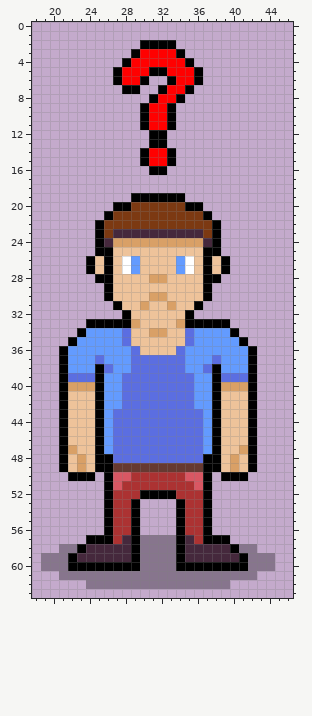
Pixel-art sprite, stored at public/img/404error.png. Above: the version before the commit.
The file is 64x64 pixels. Shown: x 18..46, y 0..63. The old version is drawn lined up with the new one.
After the commit:
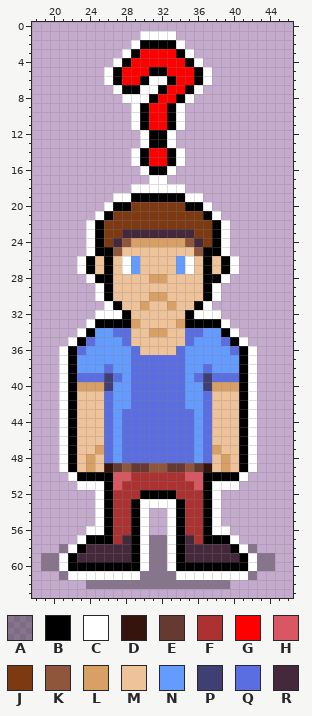
Palette (. is transparent): A #0000004f  B #000000  C #ffffff  D #36140e  E #663931  F #ac3232  G #ff0000  H #d95763  J #7c3912  K #8f563b  L #d9a066  M #eec39a  N #639bff  P #3f3f74  Q #5b6ee1  R #45283c
Difference:
whole drawing moved by +0,+1 (the old picture is shown already moved)
@@ x 18..46 @@
  0 .............................
- 1 .............................
- 2 ............BBBB.............
- 3 ...........BGGGGB............
- 4 ..........BGGGGGGB...........
- 5 .........BGGGBBGGGB..........
- 6 .........BGGB..BGGB..........
- 7 ..........BB..BGGB...........
- 8 .............BGGB............
- 9 ............BGGB.............
-10 ............BGGB.............
-11 ............BGGB.............
-12 .............BB..............
-13 .............BB..............
-14 ............BGGB.............
-15 ............BGGB.............
-16 .............BB..............
-17 .............................
-18 .............................
-19 ...........BBBBBB............
-20 .........BBJJJJJJBB..........
-21 ........BJJJJJJJJJJB.........
-22 .......BJJJJJJJJJJJJB........
-23 .......BJRRRRRRRRRRJB........
-24 .......BRLLLLLLLLLLRB........
-25 .......BBMMMMMMMMMMBB........
-26 ......BMBMCNMMMMNCMBMB.......
-27 ......BMBMCNMMMMNCMBMB.......
-28 .......BBMMMMLLMMMMBB........
-29 ........BMMMMMMMMMMB.........
-30 ........BMMMMLLMMMMB.........
-31 .........BMMLMMLMMB..........
-32 ..........BMMMMMMB...........
-33 ......BBBBBLMMMMLBBBBB.......
-34 .....BNNNNQMMLLMMQNNNNB......
-35 ....BNNNNNQMMMMMMQNNNNNB.....
-36 ...BNNNNNNNQMMMMQNNNNNNNB....
-37 ...BNNNQNNNQQQQQQNNNQNNNB....
-38 ...BNNNBQNNQQQQQQNNQBNNNB....
-39 ...BQQQBNNQQQQQQQQNNBQQQB....
-40 ...BLLLBNNQQQQQQQQNNBLLLB....
-41 ...BMMMBNNQQQQQQQQNNBMMMB....
-42 ...BMMMBNNQQQQQQQQNNBMMMB....
-43 ...BMMMBNQQQQQQQQQQNBMMMB....
-44 ...BMMMBNQQQQQQQQQQNBMMMB....
-45 ...BMMMBNQQQQQQQQQQNBMMMB....
-46 ...BMMMBNQQQQQQQQQQNBMMMB....
-47 ...BLMMBNQQQQQQQQQQNBMMLB....
-48 ...BMLMBBQQQQQQQQQQBBMLMB....
-49 ...BMLMBBEEEEEEEEEEBBMLMB....
-50 ....BBB.BHHFFFFFFHHB.BBB.....
-51 ........BHFFFFFFFFHB.........
-52 ........BFFFBBBBFFFB.........
-53 ........BFFB....BFFB.........
-54 ........BFFB....BFFB.........
-55 ........BFFB....BFFB.........
-56 ........BFFB....BFFB.........
-57 ......BBBFRBAAAABRFBBB.......
-58 ...AABRRRRRBAAAABRRRRRBAA....
-59 .AAABRRRRRRBAAAABRRRRRRBAAA..
-60 .AAABBBBBBBBAAAABBBBBBBBAAA..
-61 ...AAAAAAAAAAAAAAAAAAAAAA....
+ 1 ............CCCC.............
+ 2 ...........CBBBBC............
+ 3 ..........CBGGGGBC...........
+ 4 .........CBGGGGGGBC..........
+ 5 ........CBGGGBBGGGBC.........
+ 6 ........CBGGBCCBGGBC.........
+ 7 .........CBBCCBGGBC..........
+ 8 ..........CCCBGGBC...........
+ 9 ...........CBGGBC............
+10 ...........CBGGBC............
+11 ...........CBGGBC............
+12 ............CBBC.............
+13 ............CBBC.............
+14 ...........CBGGBC............
+15 ...........CBGGBC............
+16 ............CBBC.............
+17 .............CC..............
+18 ...........CCCCCC............
+19 .........CCBBBBBBCC..........
+20 ........CBBJJJJJJBBC.........
+21 .......CBJJJJJJJJJJBC........
+22 ......CBJJJJJJJJJJJJBC.......
+23 ......CBJJRRRRRRRRJJBC.......
+24 ......CBJRKLLLLLLKRJBC.......
+25 ......CBBKMMMMMMMMKBBC.......
+26 .....CBMBMCNMMMMNCMBMBC......
+27 .....CBMBMCNMMMMNCMBMBC......
+28 ......CBBMMMMLLMMMMBBC.......
+29 .......CBMMMMMMMMMMBC........
+30 .......CBMMMMLLMMMMBC........
+31 ........CBMMLMMLMMBC.........
+32 .......CCCBMMMMMMBCCC........
+33 ......CBBBBLMMMMLBBBBC.......
+34 .....CBNNQQMMLLMMQQNNBC......
+35 ....CBQNNNQMMMMMMQNNNQBC.....
+36 ...CBQNNNNNQMMMMQNNNNNQBC....
+37 ...CBNNNNNNQQQQQQNNNNNNBC....
+38 ...CBNNNQNNQQQQQQNNQNNNBC....
+39 ...CBQQQPQNQQQQQQNQPQQQBC....
+40 ...CBLLLPNNQQQQQQNNPLLLBC....
+41 ...CBMMMQNNQQQQQQNNQMMMBC....
+42 ...CBMMMQNNQQQQQQNNQMMMBC....
+43 ...CBMMMQNQQQQQQQQNQMMMBC....
+44 ...CBMMMQNQQQQQQQQNQMMMBC....
+45 ...CBMMMQNQQQQQQQQNQMMMBC....
+46 ...CBMMMQNQQQQQQQQNQMMMBC....
+47 ...CBMMLQNQQQQQQQQNQLMMBC....
+48 ...CBMLMQNQQQQQQQQNQMLMBC....
+49 ...CBMLMDEKEEKKEEKEDMLMBC....
+50 ....CBBBBHHFFFFFFHHBBBBC.....
+51 .....CCCBHFFFFFFFFHBCCC......
+52 .......CBFFFBBBBFFFBC........
+53 .......CBFFBCCCCBFFBC........
+54 .......CBFFBC..CBFFBC........
+55 .......CBFFBC..CBFFBC........
+56 ......CCBFFBC..CBFFBCC.......
+57 .....CBBBFRBCAACBRFBBBC......
+58 ...ACBRRRRRBCAACBRRRRRBCA....
+59 .AACBRRRRRRBCAACBRRRRRRBCAA..
+60 .AACBBBBBBBBCAACBBBBBBBBCAA..
+61 ...ACCCCCCCCAAAACCCCCCCCA....
 62 ......AAAAAAAAAAAAAAAA.......
Where, in picture pixels (left, top, right, bottom), the same in both pictures:
changed: (59, 31, 257, 580)
